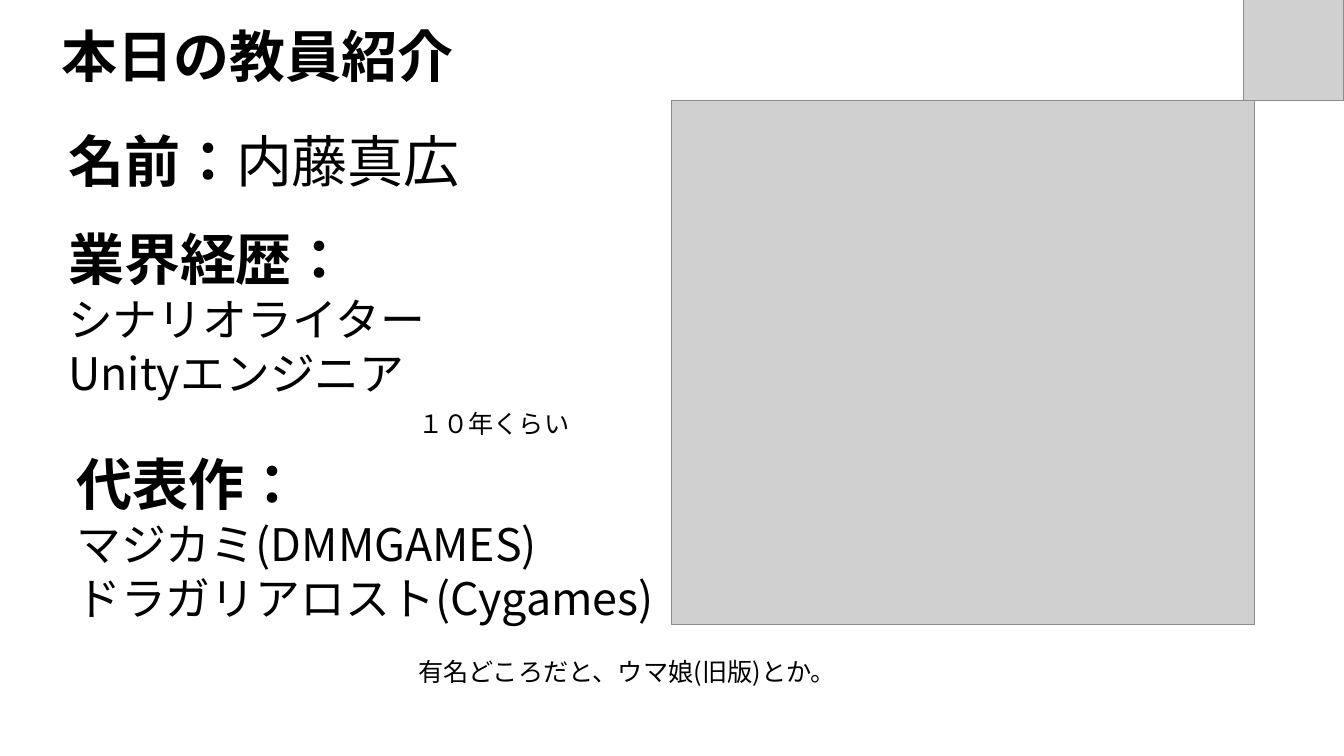
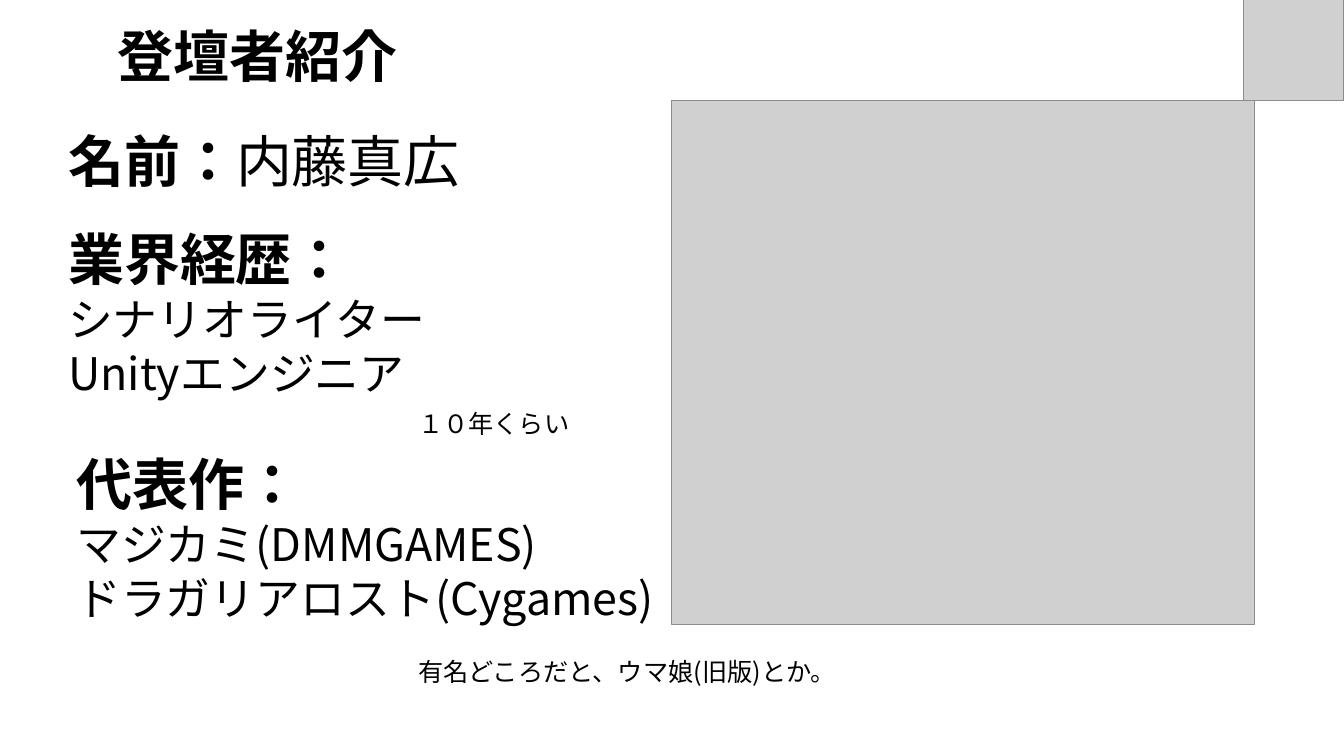
Before and after one commit to OharaTaroFic/GameExam, a slide deck: slide 2 of ExamC_ゲーム開発総合体験.pptx. Drawn at 1344x756 pixels with LibreOffice and Linux fonts; fonts in the diff are those of the drawing; grey boxes stand for pictures. Boxes give left, top, right and bottom in pixels: in the first picture for what was removed or moved away, otherwise in the second. Text is boxed around its words. In the diff, an @@ line names an element or a change of style, - is before the commit and + after.

```diff
--- a/ExamC_ゲーム開発総合体験.pptx
+++ b/ExamC_ゲーム開発総合体験.pptx
@@ text at (118, 29, 398, 82): text changed @@
-本日の教員紹介
+登壇者紹介
```
